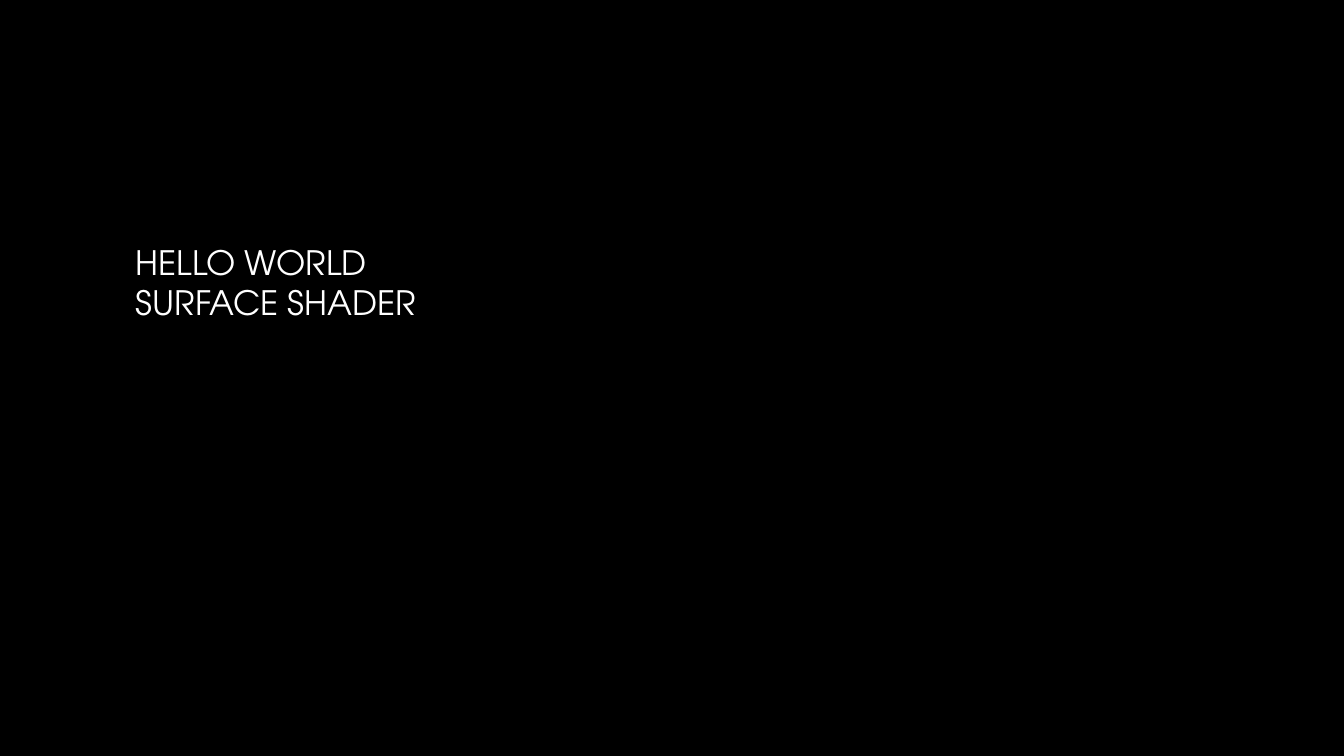
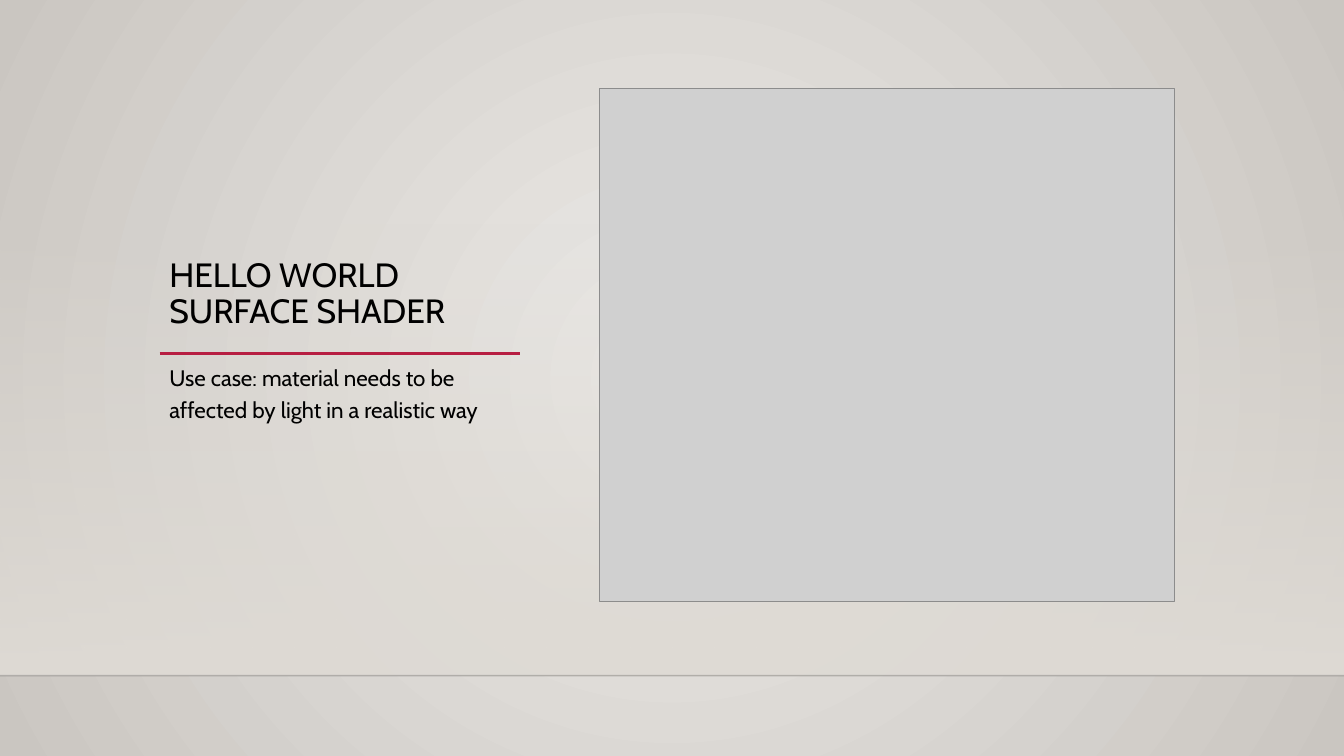
Before and after one commit to mariannabudnikova/shader_intro, a slide deck: slide 7 of ShaderIntro.pptm (slide 6 before the commit). Drawn at 1344x756 pixels with LibreOffice and Linux fonts; fonts in the diff are those of the drawing; grey boxes stand for pictures; background and template pictures are left out. Boxes give left, top, right and bottom in pixels: in the first picture for what was removed or moved away, otherwise in the second. Text is boxed around its words. In the diff, an @@ line names an element or a change of style, - is before the commit and + after.

Commit message:
More work on slides

```diff
--- a/ShaderIntro.pptm
+++ b/ShaderIntro.pptm
@@ background picture (left out) to gradient #ECEAE7 to #CAC7C1 @@
@@ title "HELLO WORLD SURFACE SHADER": place and size @@
-title "HELLO WORLD SURFACE SHADER" at (136, 249, 416, 316)
+title "HELLO WORLD SURFACE SHADER" at (169, 263, 446, 324)
@@ title "HELLO WORLD SURFACE SHADER" at (169, 263, 446, 324): font TeX Gyre Adventor to Cabin, text colour gradient #FFFFFF to #A6A6A6 to #000000; line spacing 1 to 0.9 @@
@@ picture added at (600, 88, 1176, 602) @@
@@ rectangle added at (0, 223, 1344, 676), fill gradient #DFDBD5 @@
@@ line added from (159, 354) to (520, 354), #B71E42 2.5 pt @@
@@ text added at (169, 369, 478, 424), 16 pt, text #000000 @@
+Use case: material needs to be affected by light in a realistic way
@@ line added from (0, 676) to (1344, 676), #000001 1 pt @@
```
Also in this commit, not shown: 9 other slides changed, 6 slides added, 4 slides removed.
